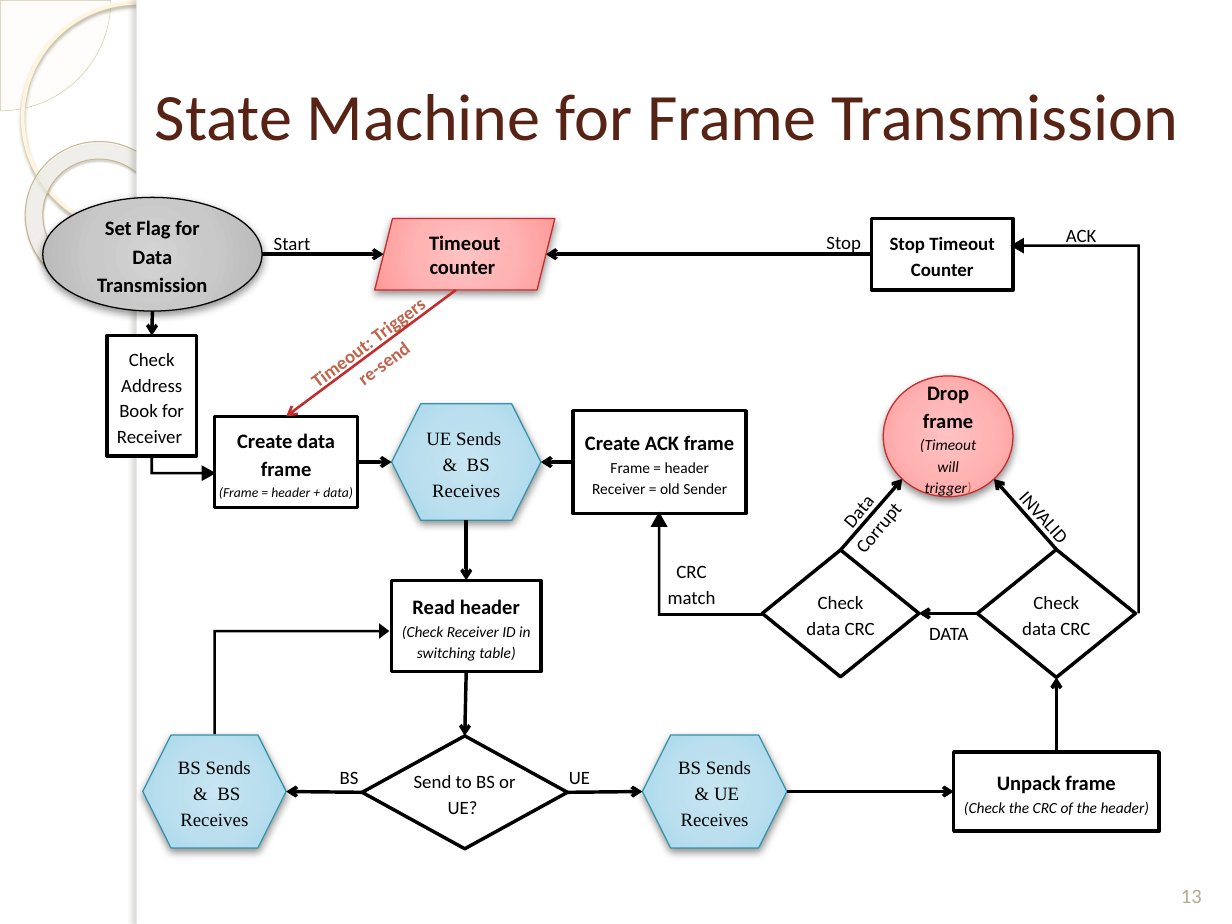
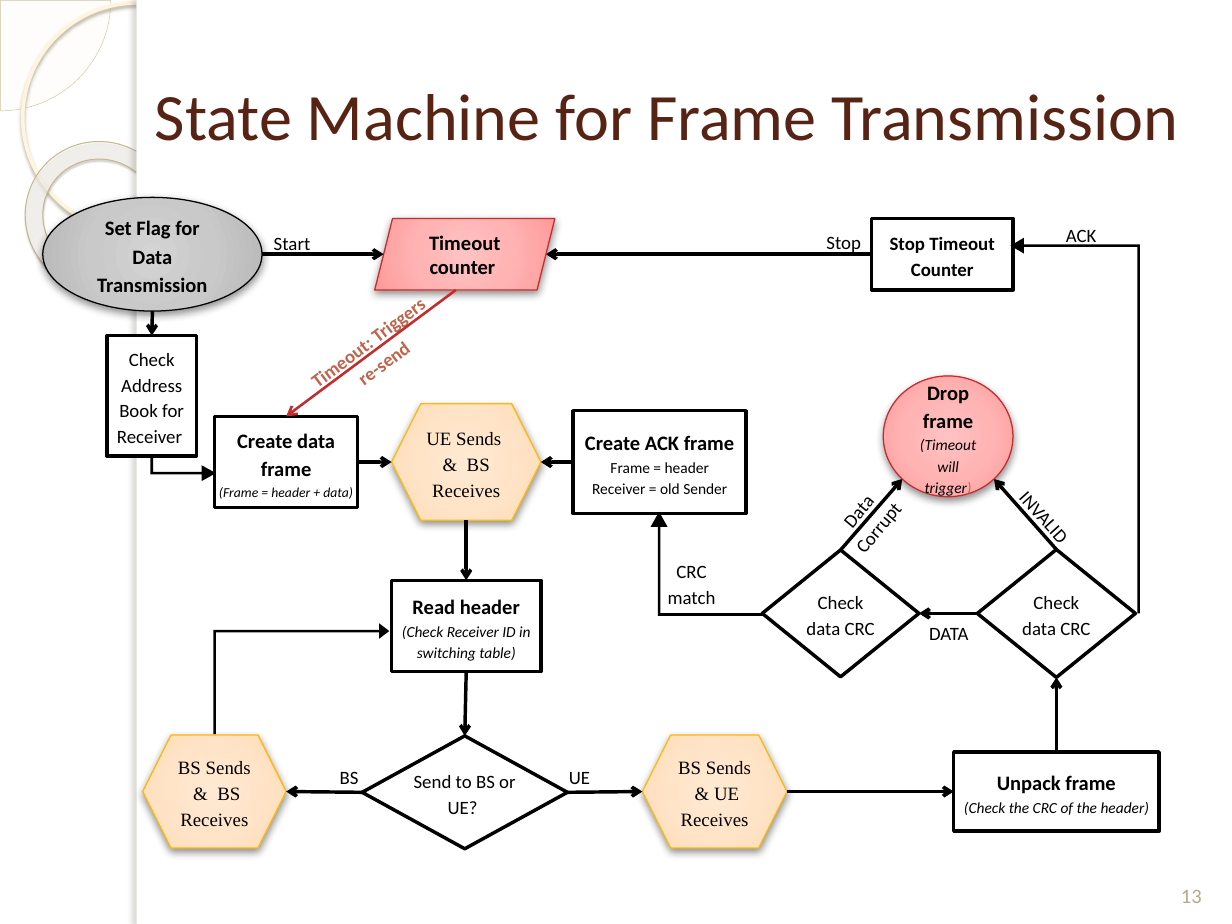
Before and after one commit to isamubr/ece405group6, a slide deck: slide 13 of 4305 Final Presentation.pptx. Drawn at 1232x924 pixels with LibreOffice and Linux fonts; fonts in the diff are those of the drawing; background and template pictures are left out. Boxes give left, top, right and bottom in pixels: in the first picture for what was removed or moved away, otherwise in the second. Text is boxed around its words. In the diff, an @@ line names an element or a change of style, - is before the commit and + after.

```diff
--- a/4305 Final Presentation.pptx
+++ b/4305 Final Presentation.pptx
@@ fill gradient #C9E6F2 to #BBE0EF to #A4D8ED to #9BD7EE to gradient #FFE9D3 to #FFE5C9 to #FFDDB7 to #FFDBB2; outline #3891A7 0.75 pt to #FEB80A 0.75 pt in 3 elements at (392,404,541,521), (143,736,286,849), (642,736,786,849) @@
```
Also in this commit, not shown: 6 other slides changed.
